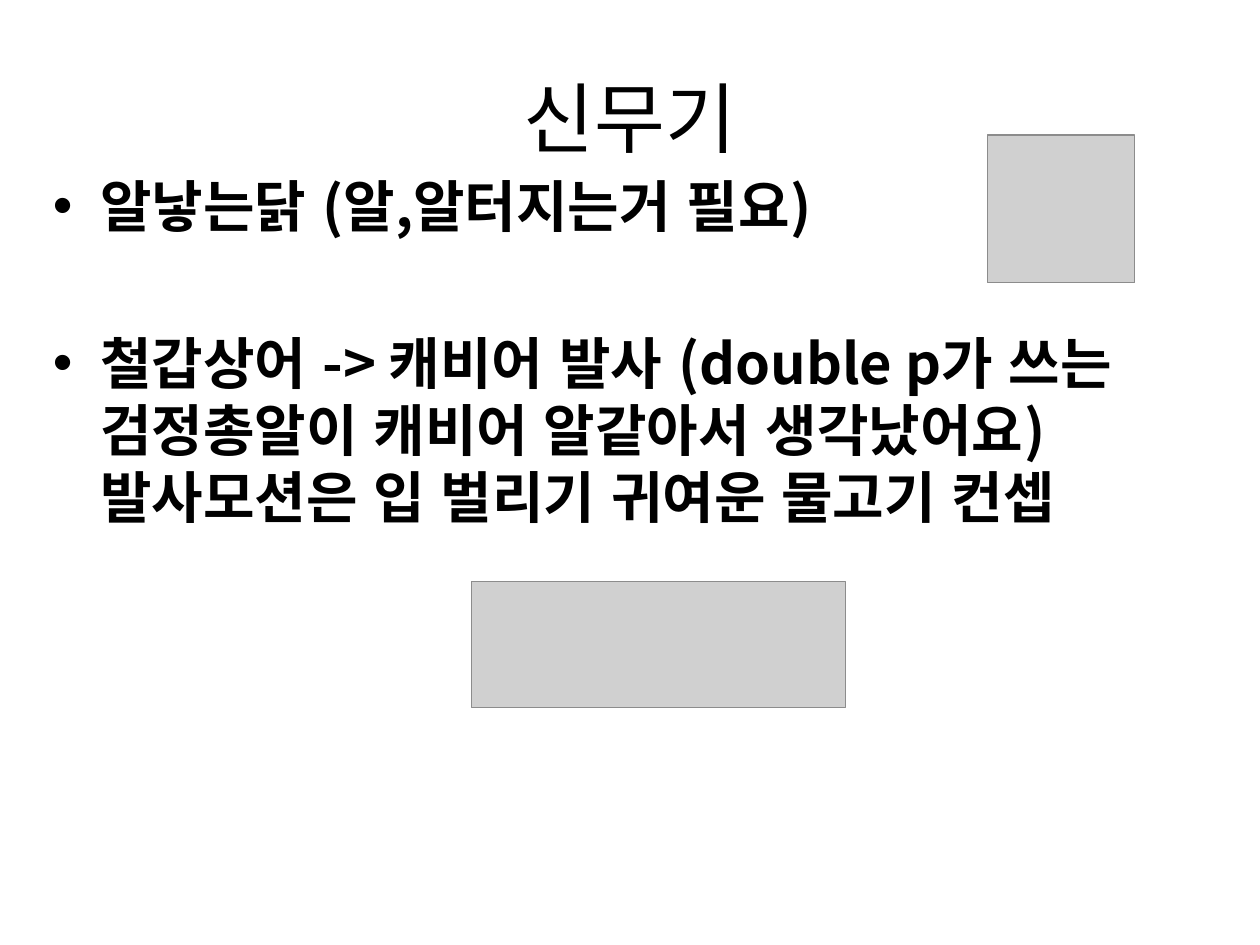
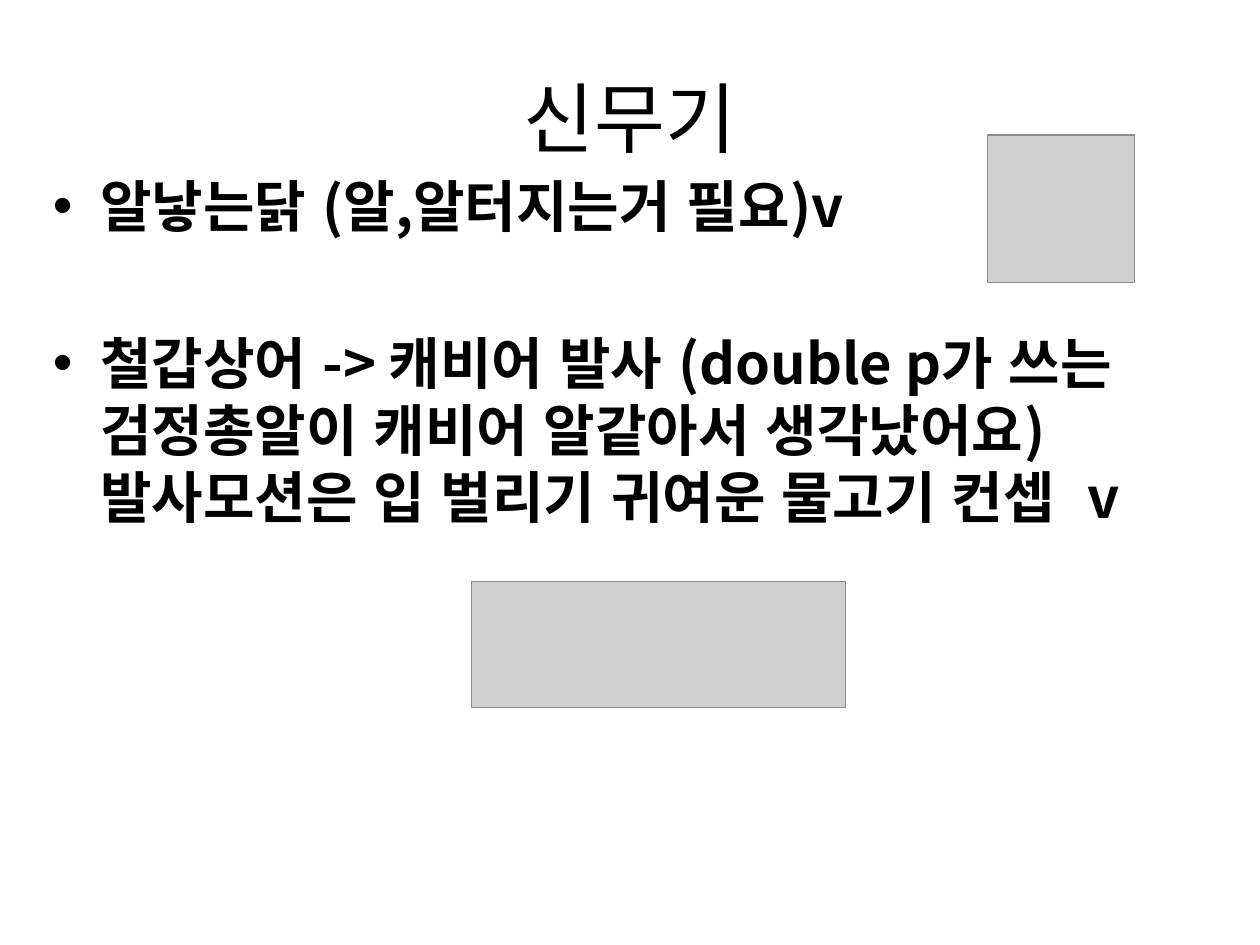
Before and after one commit to gkdlgndpdu/EscapeJail, a slide deck: slide 28 of EscapeJail/Assets/기획/스테이지1기획.pptx. Drawn at 1260x945 pixels with LibreOffice and Linux fonts; fonts in the diff are those of the drawing; grey boxes stand for pictures. Boxes give left, top, right and bottom in pixels: in the first picture for what was removed or moved away, otherwise in the second. Text is boxed around its words. In the diff, an @@ line names an element or a change of style, - is before the commit and + after.

Commit message:
무기만든것 ppt수정

```diff
--- a/EscapeJail/Assets/기획/스테이지1기획.pptx
+++ b/EscapeJail/Assets/기획/스테이지1기획.pptx
@@ text at [100, 180, 1119, 523]: text changed @@
-• 알낳는닭 (알,알터지는거 필요)
-• 철갑상어 -> 캐비어 발사 (double p가 쓰는 검정총알이 캐비어 알같아서 생각났어요) 발사모션은 입 벌리기 귀여운 물고기 컨셉
+• 알낳는닭 (알,알터지는거 필요)v
+• 철갑상어 -> 캐비어 발사 (double p가 쓰는 검정총알이 캐비어 알같아서 생각났어요) 발사모션은 입 벌리기 귀여운 물고기 컨셉 v
```
Also in this commit, not shown: 4 other slides changed.
